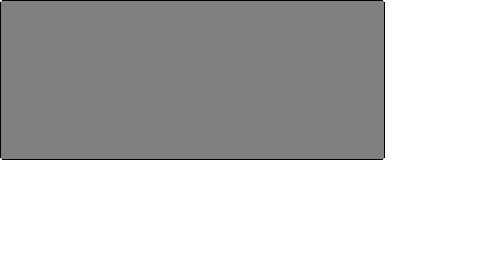
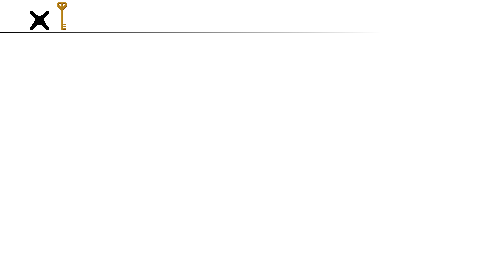
Layers edited between the first and the second 480×270 image:
added layer "key" above "Background" over <box>30,2,67,30</box>
painted on "Background" over <box>0,0,385,160</box>
